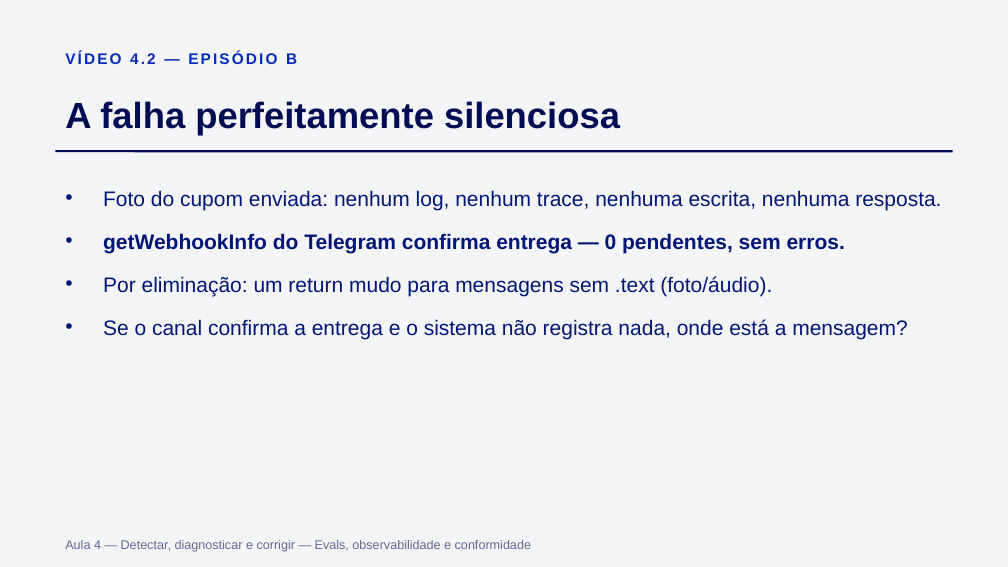
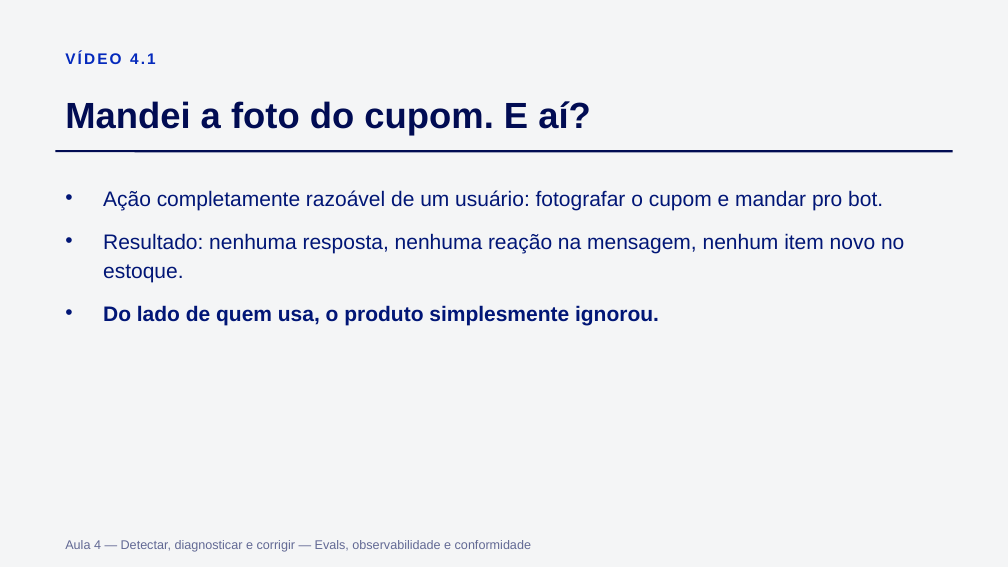
Before and after one commit to Djegao/alura-produto-ficticio, a slide deck: slide 3 of slides/aula4.pptx (slide 8 before the commit). Drawn at 1008x567 pixels with LibreOffice and Linux fonts; fonts in the diff are those of the drawing. Boxes give left, top, right and bottom in pixels: in the first picture for what was removed or moved away, otherwise in the second. Text is boxed around its words. In the diff, an @@ line names an element or a change of style, - is before the commit and + after.

```diff
--- a/slides/aula4.pptx
+++ b/slides/aula4.pptx
@@ text at (65,51,156,64): text changed @@
-VÍDEO 4.2 — EPISÓDIO B
+VÍDEO 4.1
@@ text at (65,101,591,135): text changed @@
-A falha perfeitamente silenciosa
+Mandei a foto do cupom. E aí?
@@ text at (103,190,904,325): text changed @@
-• Foto do cupom enviada: nenhum log, nenhum trace, nenhuma escrita, nenhuma resposta.
-• getWebhookInfo do Telegram confirma entrega — 0 pendentes, sem erros.
-• Por eliminação: um return mudo para mensagens sem .text (foto/áudio).
-• Se o canal confirma a entrega e o sistema não registra nada, onde está a mensagem?
+• Ação completamente razoável de um usuário: fotografar o cupom e mandar pro bot.
+• Resultado: nenhuma resposta, nenhuma reação na mensagem, nenhum item novo no estoque.
+• Do lado de quem usa, o produto simplesmente ignorou.
```
Also in this commit, not shown: 12 other slides changed, 8 slides added, 1 slide removed, 7 other files.
